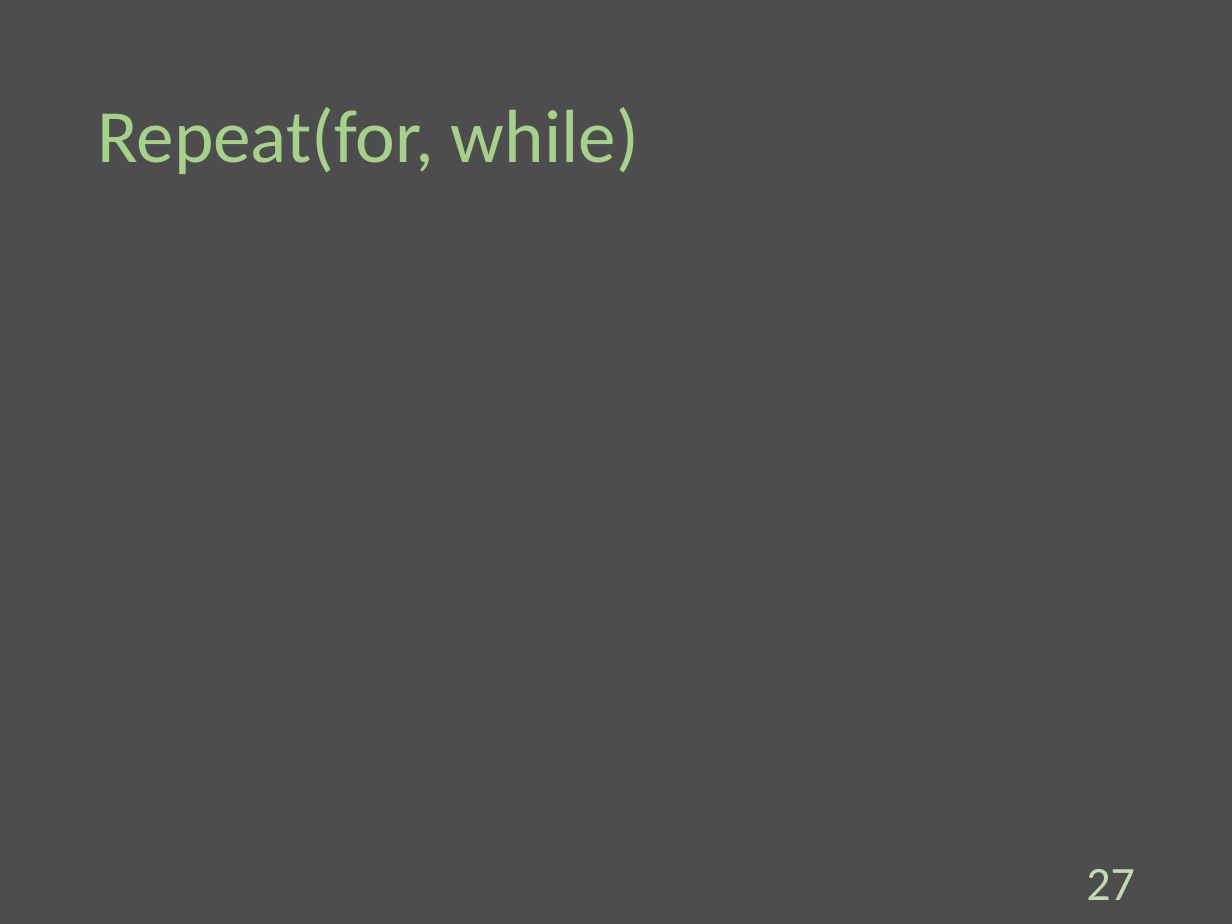
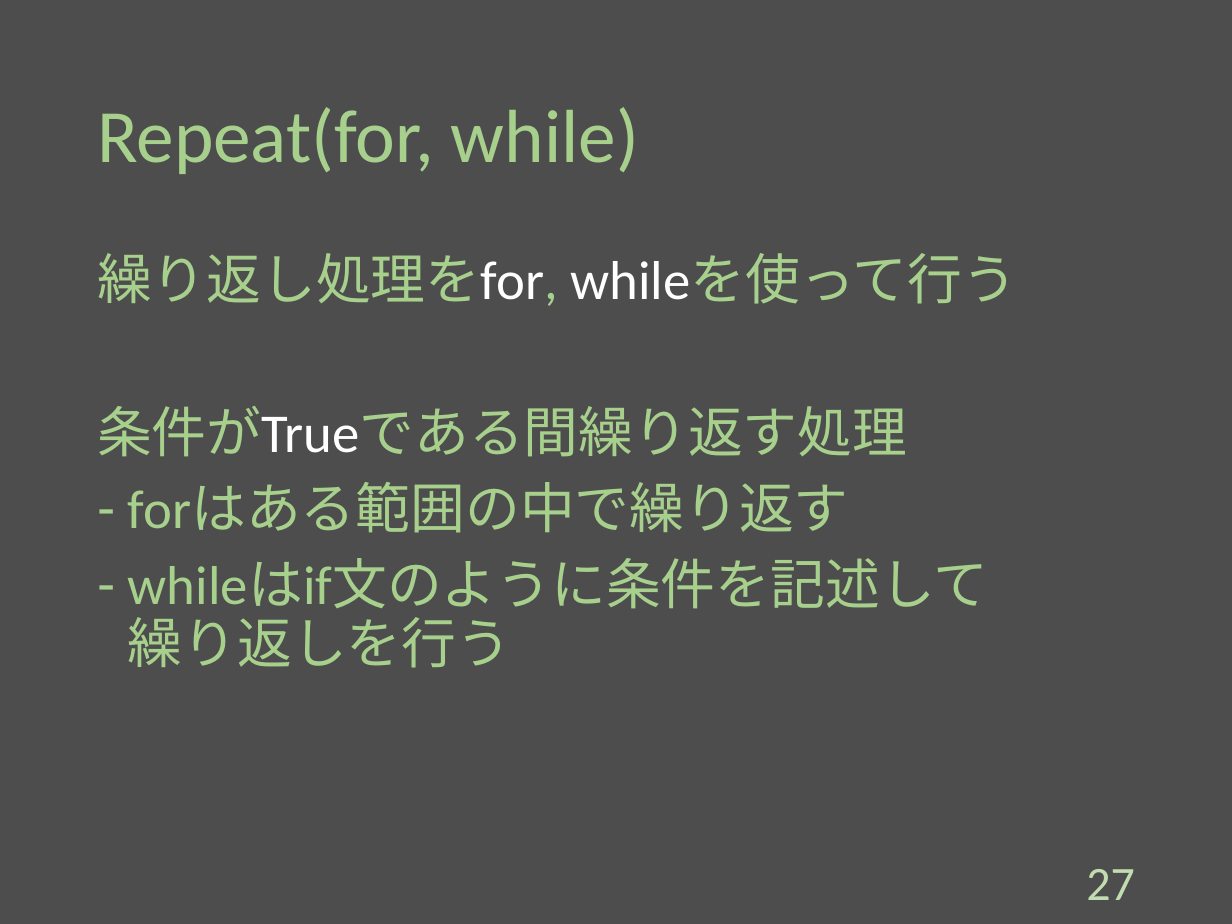
Before and after one commit to Melbeck777/program_seminar, a slide deck: slide 28 of ProgramSlide.pptx. Drawn at 1232x924 pixels with LibreOffice and Linux fonts; fonts in the diff are those of the drawing. Boxes give left, top, right and bottom in pixels: in the first picture for what was removed or moved away, otherwise in the second. Text is boxed around its words. In the diff, an @@ line names an element or a change of style, - is before the commit and + after.

Commit message:
[add]:Write conditional branch and repeat section.

```diff
--- a/ProgramSlide.pptx
+++ b/ProgramSlide.pptx
@@ text added at bbox=[97, 253, 1016, 668], 32 pt, text #A8D08D @@
+繰り返し処理をfor, whileを使って行う
+条件がTrueである間繰り返す処理
+– forはある範囲の中で繰り返す
+– whileはif文のように条件を記述して
+  繰り返しを行う
```
Also in this commit, not shown: 3 other slides changed, 7 slides added.
